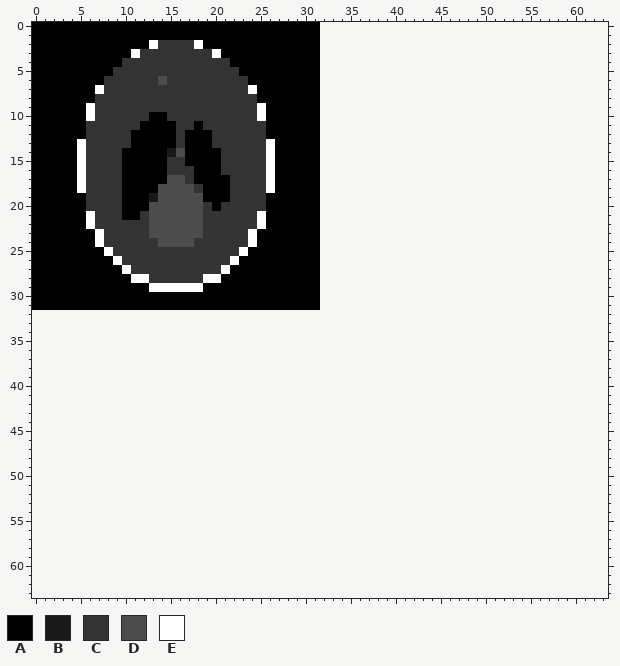
Pixel-art sprite -- images/tempPhantom.png. The first picture shows the starting point.
The file is 32x32 pixels. The old version is drawn lined up with the new one, on the new canvas.
Palette (. is transparent): A #000000  B #191919  C #333333  D #4c4c4c  E #ffffff
Pixels before (only the part around the change), first column x 0:
 0 AAAAAAAAAAAAAAAAAAAAAAAAAAAAAAAA................................
 1 AAAAAAAAAAAAAAAAAAAAAAAAAAAAAAAA................................
 2 AAAAAAAAAAAAAECCCCEAAAAAAAAAAAAA................................
 3 AAAAAAAAAAAECCCCCCCCEAAAAAAAAAAA................................
 4 AAAAAAAAAACCCCCCCCCCCCAAAAAAAAAA................................
 5 AAAAAAAAACCCCCCCCCCCCCCAAAAAAAAA................................
 6 AAAAAAAACCCCCCDCCCCCCCCCAAAAAAAA................................
 7 AAAAAAAECCCCCCCCCCCCCCCCEAAAAAAA................................
 8 AAAAAAACCCCCCCCCCCCCCCCCCAAAAAAA................................
 9 AAAAAAECCCCCCCCCCCCCCCCCCEAAAAAA................................
10 AAAAAAECCCCCCAACCCCCCCCCCEAAAAAA................................
11 AAAAAACCCCCCAAAACCACCCCCCCAAAAAA................................
12 AAAAAACCCCCAAAAACAAACCCCCCAAAAAA................................
13 AAAAAECCCCCAAAAACAAACCCCCCEAAAAA................................
14 AAAAAECCCCAAAAABDAAAACCCCCEAAAAA................................
15 AAAAAECCCCAAAAACCAAAACCCCCEAAAAA................................
16 AAAAAECCCCAAAAACCCAAACCCCCEAAAAA................................
17 AAAAAECCCCAAAAADDCAAAACCCCEAAAAA................................
18 AAAAAECCCCAAAADDDDCAAACCCCEAAAAA................................
19 AAAAAACCCCAAABDDDDDAAACCCCAAAAAA................................
20 AAAAAACCCCAAADDDDDDCACCCCCAAAAAA................................
21 AAAAAAECCCAACDDDDDDCCCCCCEAAAAAA................................
22 AAAAAAECCCCCCDDDDDDCCCCCCEAAAAAA................................
23 AAAAAAAECCCCCDDDDDDCCCCCEAAAAAAA................................
24 AAAAAAAECCCCCCDDDDCCCCCCEAAAAAAA................................
25 AAAAAAAAECCCCCCCCCCCCCCEAAAAAAAA................................
26 AAAAAAAAAECCCCCCCCCCCCEAAAAAAAAA................................
27 AAAAAAAAAAECCCCCCCCCCEAAAAAAAAAA................................
28 AAAAAAAAAAAEECCCCCCEEAAAAAAAAAAA................................
29 AAAAAAAAAAAAAEEEEEEAAAAAAAAAAAAA................................
30 AAAAAAAAAAAAAAAAAAAAAAAAAAAAAAAA................................
31 AAAAAAAAAAAAAAAAAAAAAAAAAAAAAAAA................................
32 ................................................................
33 ................................................................
34 ................................................................
35 ................................................................
36 ................................................................
37 ................................................................
38 ................................................................
39 ................................................................
40 ................................................................
41 ................................................................
42 ................................................................
43 ................................................................
44 ................................................................
45 ................................................................
46 ................................................................
47 ................................................................
48 ................................................................
49 ................................................................
50 ................................................................
51 ................................................................
52 ................................................................
53 ................................................................
54 ................................................................
55 ................................................................
56 ................................................................
57 ................................................................
58 ................................................................
59 ................................................................
60 ................................................................
61 ................................................................
62 ................................................................
63 ................................................................
The same view after the edit:
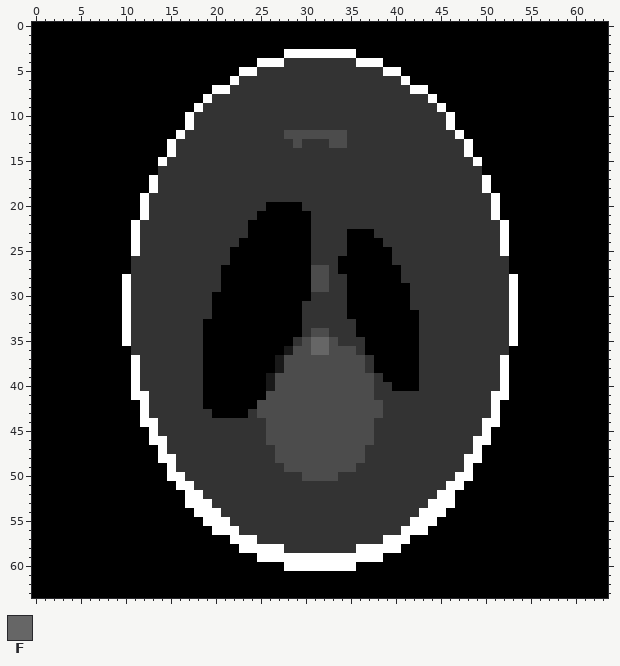
Colours new in this view: F #666666
Difference:
canvas 32x32 -> 64x64
Changed rows in their new state; - is an unchanged pixel.
first column x 0:
 0 --------------------------------AAAAAAAAAAAAAAAAAAAAAAAAAAAAAAAA
 1 --------------------------------AAAAAAAAAAAAAAAAAAAAAAAAAAAAAAAA
 2 -------------AAAAAA-------------AAAAAAAAAAAAAAAAAAAAAAAAAAAAAAAA
 3 -----------AAAAAAAAAA-------EEEEEEEEAAAAAAAAAAAAAAAAAAAAAAAAAAAA
 4 ----------AAAAAAAAAAAA---EEECCCCCCCCEEEAAAAAAAAAAAAAAAAAAAAAAAAA
 5 ---------AAAAAAAAAAAAAAEECCCCCCCCCCCCCCEEAAAAAAAAAAAAAAAAAAAAAAA
 6 --------AAAAAAAAAAAAAAE-CCCCCCCCCCCCCCCCCEAAAAAAAAAAAAAAAAAAAAAA
 7 -------AAAAAAAAAAAAAEE--CCCCCCCCCCCCCCCCCCEEAAAAAAAAAAAAAAAAAAAA
 8 -------AAAAAAAAAAAAE-----CCCCCCCCCCCCCCCCCCCEAAAAAAAAAAAAAAAAAAA
 9 ------AAAAAAAAAAAAE------CCCCCCCCCCCCCCCCCCCCEAAAAAAAAAAAAAAAAAA
10 ------AAAAAAA--AAE-------CCCCCCCCCCCCCCCCCCCCCEAAAAAAAAAAAAAAAAA
11 ------AAAAAA----AEC-------CCCCCCCCCCCCCCCCCCCCEAAAAAAAAAAAAAAAAA
12 ------AAAAA-----ECCC------CCDDDDDDDCCCCCCCCCCCCEAAAAAAAAAAAAAAAA
13 -----AAAAAA----E-CCC------CCCDCCCDDCCCCCCCCCCCCCEAAAAAAAAAAAAAAA
14 -----AAAAA-----ECCCCC-----CCCCCCCCCCCCCCCCCCCCCCEAAAAAAAAAAAAAAA
15 -----AAAAA----E--CCCC-----CCCCCCCCCCCCCCCCCCCCCCCEAAAAAAAAAAAAAA
16 -----AAAAA----C---CCC-----CCCCCCCCCCCCCCCCCCCCCCCCAAAAAAAAAAAAAA
17 -----AAAAA---ECCC-CCCC----CCCCCCCCCCCCCCCCCCCCCCCCEAAAAAAAAAAAAA
18 -----AAAAA---ECCCC-CCC----CCCCCCCCCCCCCCCCCCCCCCCCEAAAAAAAAAAAAA
19 ------AAAA--ECCCCCCCCC----CCCCCCCCCCCCCCCCCCCCCCCCCEAAAAAAAAAAAA
20 ------AAAA--ECCCCCC-C---------CCCCCCCCCCCCCCCCCCCCCEAAAAAAAAAAAA
21 ------AAAA--ECCCCCC------A-----CCCCCCCCCCCCCCCCCCCCEAAAAAAAAAAAA
22 ------AAAAAE-CCCCCC-----AA-----CCCCCCCCCCCCCCCCCCCCCEAAAAAAAAAAA
23 -------AAAAE-CCCCCC-----A------CCCCAAACCCCCCCCCCCCCCEAAAAAAAAAAA
24 -------AAAAE--CCCC-----AA------CCCCAAAACCCCCCCCCCCCCEAAAAAAAAAAA
25 --------AAAE----------AA-------CCCCAAAAACCCCCCCCCCCCEAAAAAAAAAAA
26 ---------AA-----------A--------CCCAAAAAACCCCCCCCCCCCCAAAAAAAAAAA
27 ----------A----------A---------DDCAAAAAAACCCCCCCCCCCCAAAAAAAAAAA
28 ----------ECC------CC----------DDCCAAAAAACCCCCCCCCCCCEAAAAAAAAAA
29 ----------ECCCCCCCCCC----------DDCCAAAAAAACCCCCCCCCCCEAAAAAAAAAA
30 ----------ECCCCCCCCC-----------CCCCAAAAAAACCCCCCCCCCCEAAAAAAAAAA
31 ----------ECCCCCCCCC----------CCCCCAAAAAAACCCCCCCCCCCEAAAAAAAAAA
32 AAAAAAAAAAECCCCCCCCCAAAAAAAAAACCCCCAAAAAAAACCCCCCCCCCEAAAAAAAAAA
33 AAAAAAAAAAECCCCCCCCAAAAAAAAAAACCCCCCAAAAAAACCCCCCCCCCEAAAAAAAAAA
34 AAAAAAAAAAECCCCCCCCAAAAAAAAAAACDDCCCAAAAAAACCCCCCCCCCEAAAAAAAAAA
35 AAAAAAAAAAECCCCCCCCAAAAAAAAAACDFFDCCCAAAAAACCCCCCCCCCEAAAAAAAAAA
36 AAAAAAAAAAACCCCCCCCAAAAAAAAABDDFFDDDCAAAAAACCCCCCCCCCAAAAAAAAAAA
37 AAAAAAAAAAAECCCCCCCAAAAAAAABDDDDDDDDDCAAAAACCCCCCCCCEAAAAAAAAAAA
38 AAAAAAAAAAAECCCCCCCAAAAAAAABDDDDDDDDDCAAAAACCCCCCCCCEAAAAAAAAAAA
39 AAAAAAAAAAAECCCCCCCAAAAAAABDDDDDDDDDDDCAAAACCCCCCCCCEAAAAAAAAAAA
40 AAAAAAAAAAAECCCCCCCAAAAAAABDDDDDDDDDDDCCAAACCCCCCCCCEAAAAAAAAAAA
41 AAAAAAAAAAAEECCCCCCAAAAAAADDDDDDDDDDDDCCCCCCCCCCCCCEEAAAAAAAAAAA
42 AAAAAAAAAAAAECCCCCCAAAAAADDDDDDDDDDDDDDCCCCCCCCCCCCEAAAAAAAAAAAA
43 AAAAAAAAAAAAECCCCCCCAAAACDDDDDDDDDDDDDDCCCCCCCCCCCCEAAAAAAAAAAAA
44 AAAAAAAAAAAAEECCCCCCCCCCCCDDDDDDDDDDDDCCCCCCCCCCCCEEAAAAAAAAAAAA
45 AAAAAAAAAAAAAECCCCCCCCCCCCDDDDDDDDDDDDCCCCCCCCCCCCEAAAAAAAAAAAAA
46 AAAAAAAAAAAAAEECCCCCCCCCCCDDDDDDDDDDDDCCCCCCCCCCCEEAAAAAAAAAAAAA
47 AAAAAAAAAAAAAAECCCCCCCCCCCCDDDDDDDDDDCCCCCCCCCCCCEAAAAAAAAAAAAAA
48 AAAAAAAAAAAAAAEECCCCCCCCCCCDDDDDDDDDDCCCCCCCCCCCEEAAAAAAAAAAAAAA
49 AAAAAAAAAAAAAAAECCCCCCCCCCCCDDDDDDDDCCCCCCCCCCCCEAAAAAAAAAAAAAAA
50 AAAAAAAAAAAAAAAEECCCCCCCCCCCCCDDDDCCCCCCCCCCCCCEEAAAAAAAAAAAAAAA
51 AAAAAAAAAAAAAAAAEECCCCCCCCCCCCCCCCCCCCCCCCCCCCEEAAAAAAAAAAAAAAAA
52 AAAAAAAAAAAAAAAAAEECCCCCCCCCCCCCCCCCCCCCCCCCCEEAAAAAAAAAAAAAAAAA
53 AAAAAAAAAAAAAAAAAEEECCCCCCCCCCCCCCCCCCCCCCCCEEEAAAAAAAAAAAAAAAAA
54 AAAAAAAAAAAAAAAAAAEEECCCCCCCCCCCCCCCCCCCCCCEEEAAAAAAAAAAAAAAAAAA
55 AAAAAAAAAAAAAAAAAAAEEECCCCCCCCCCCCCCCCCCCCEEEAAAAAAAAAAAAAAAAAAA
56 AAAAAAAAAAAAAAAAAAAAEEECCCCCCCCCCCCCCCCCCEEEAAAAAAAAAAAAAAAAAAAA
57 AAAAAAAAAAAAAAAAAAAAAAEEECCCCCCCCCCCCCCEEEAAAAAAAAAAAAAAAAAAAAAA
58 AAAAAAAAAAAAAAAAAAAAAAAEEEEECCCCCCCCEEEEEAAAAAAAAAAAAAAAAAAAAAAA
59 AAAAAAAAAAAAAAAAAAAAAAAAAEEEEEEEEEEEEEEAAAAAAAAAAAAAAAAAAAAAAAAA
60 AAAAAAAAAAAAAAAAAAAAAAAAAAAAEEEEEEEEAAAAAAAAAAAAAAAAAAAAAAAAAAAA
61 AAAAAAAAAAAAAAAAAAAAAAAAAAAAAAAAAAAAAAAAAAAAAAAAAAAAAAAAAAAAAAAA
62 AAAAAAAAAAAAAAAAAAAAAAAAAAAAAAAAAAAAAAAAAAAAAAAAAAAAAAAAAAAAAAAA
63 AAAAAAAAAAAAAAAAAAAAAAAAAAAAAAAAAAAAAAAAAAAAAAAAAAAAAAAAAAAAAAAA
Where, in picture pixels (left, top, right, bottom), the same in both pictures:
changed: (32, 22, 608, 598)
